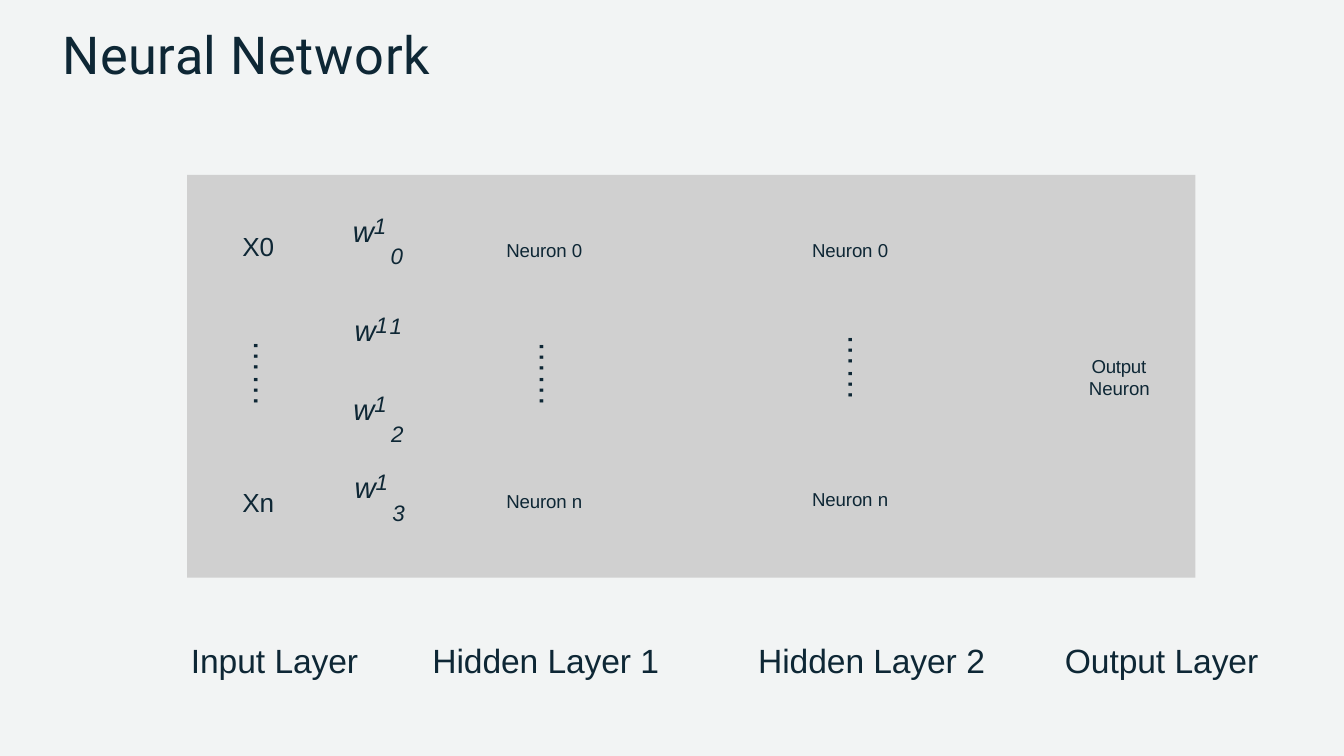
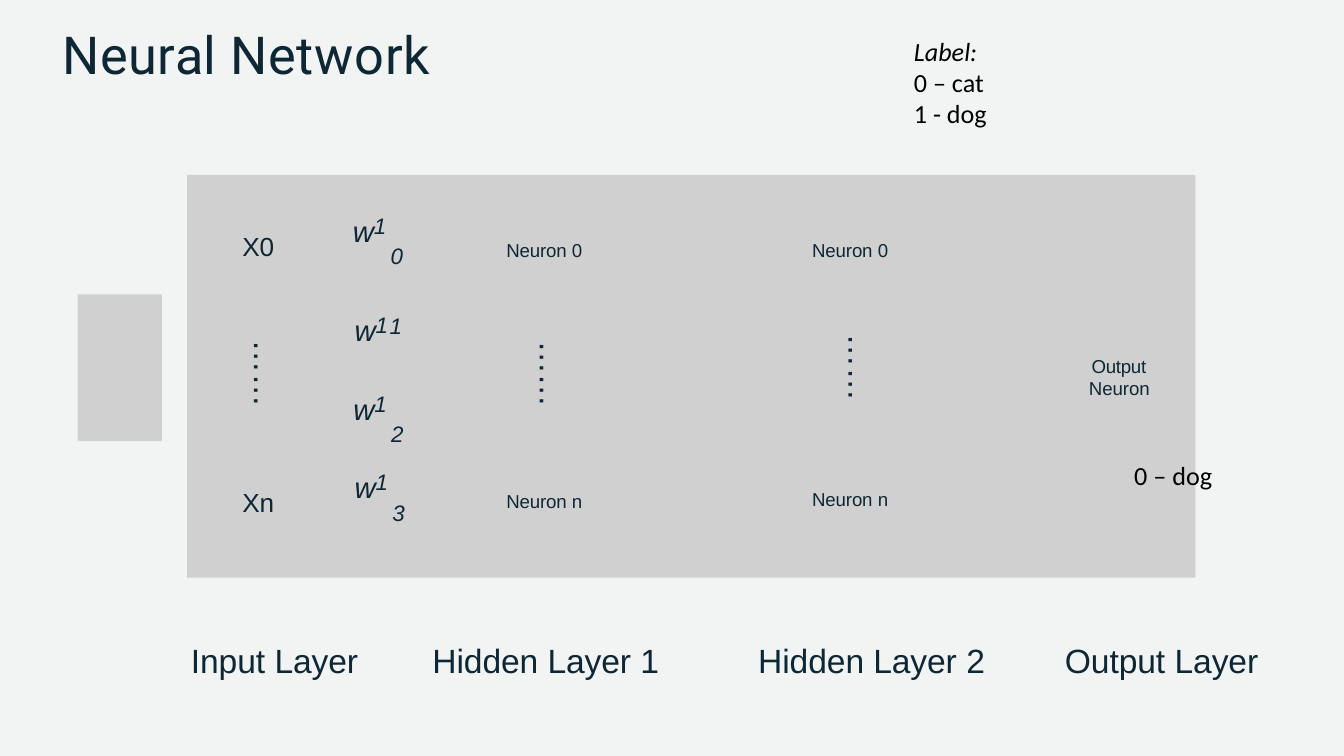
Before and after one commit to Subikash/Deep-Training, a slide deck: slide 37 of Machine Learning & Deep Learning.pptx (slide 28 before the commit). Drawn at 1344x756 pixels with LibreOffice and Linux fonts; fonts in the diff are those of the drawing; grey boxes stand for pictures. Boxes give left, top, right and bottom in pixels: in the first picture for what was removed or moved away, otherwise in the second. Text is boxed around its words. In the diff, an @@ line names an element or a change of style, - is before the commit and + after.

Commit message:
Add files via upload
v1.1

```diff
--- a/Machine Learning & Deep Learning.pptx
+++ b/Machine Learning & Deep Learning.pptx
@@ text added at [914,43,987,128], 14 pt, text #000000 @@
+Label:
+0 – cat
+1 - dog
@@ picture added at [78,294,163,441] @@
@@ text added at [1134,467,1212,490], 14 pt, text #000000 @@
+0 – dog
```
Also in this commit, not shown: 12 slides added, 3 slides removed.
